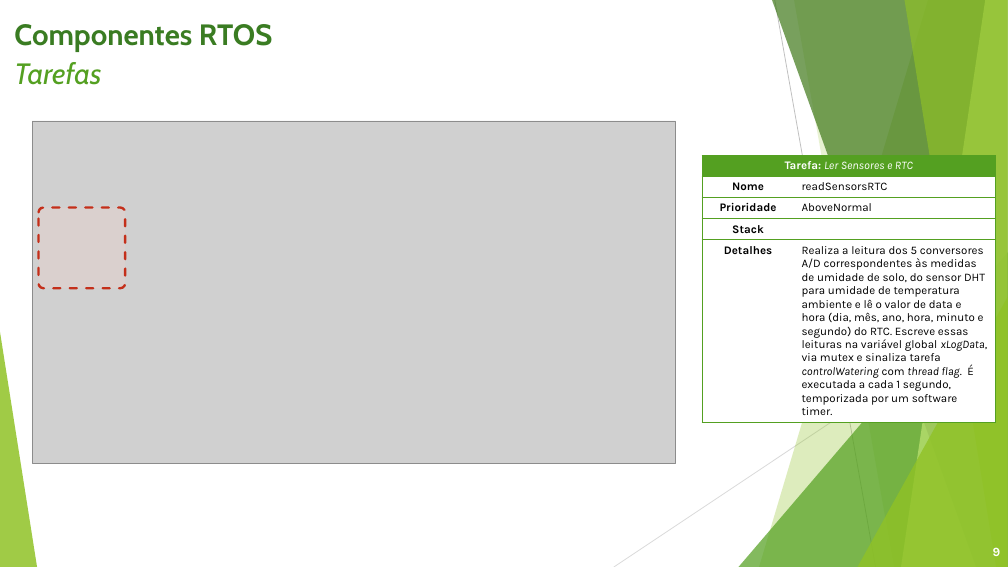
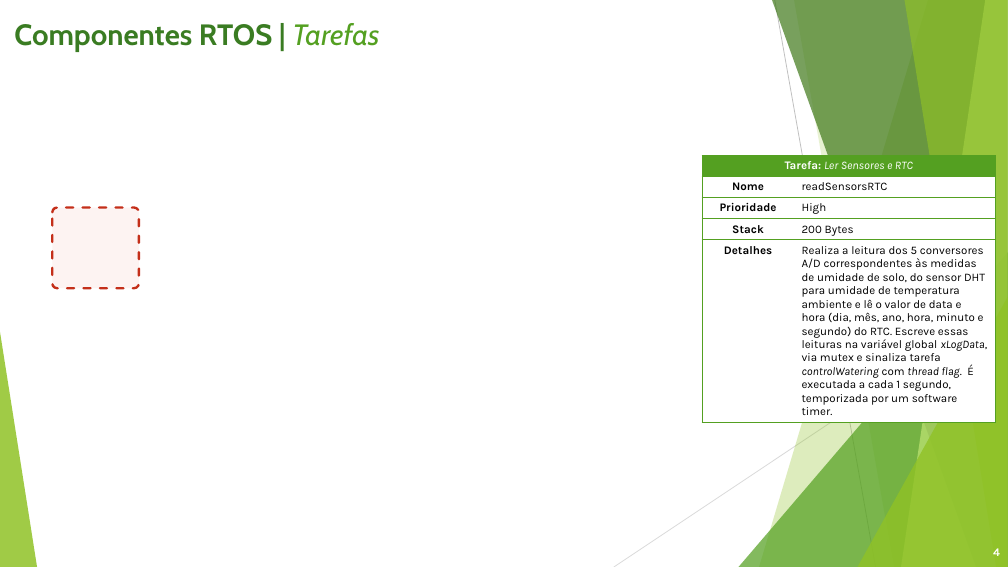
Before and after one commit to gabrielbrunheira/project-reggae, a slide deck: slide 4 of docs/IM420X - Projeto Reggae (Etapa 2).pptx (slide 9 before the commit). Drawn at 1008x567 pixels with LibreOffice and Linux fonts; fonts in the diff are those of the drawing; grey boxes stand for pictures; background and template pictures are left out. Boxes give left, top, right and bottom in pixels: in the first picture for what was removed or moved away, otherwise in the second. Text is boxed around its words. In the diff, an @@ line names an element or a change of style, - is before the commit and + after.

```diff
--- a/docs/IM420X - Projeto Reggae (Etapa 2).pptx
+++ b/docs/IM420X - Projeto Reggae (Etapa 2).pptx
@@ text at bbox=[14, 23, 379, 52]: text changed @@
-Componentes RTOS
-Tarefas
+Componentes RTOS | Tarefas
@@ picture removed at bbox=[32, 121, 675, 464] @@
@@ table at bbox=[702, 156, 996, 430] @@
-row 3, column 2: AboveNormal
+row 3, column 2: High
-row 4, column 2: 
+row 4, column 2: 200 Bytes
@@ rounded rectangle: place and size @@
-rounded rectangle at bbox=[39, 208, 126, 289]
+rounded rectangle at bbox=[52, 208, 139, 289]
@@ page number at bbox=[993, 548, 1000, 556]: text changed; size 12 to 11 pt @@
-9
+4
```
Also in this commit, not shown: 4 other slides changed, 18 slides added, 14 slides removed, 4 other files.
